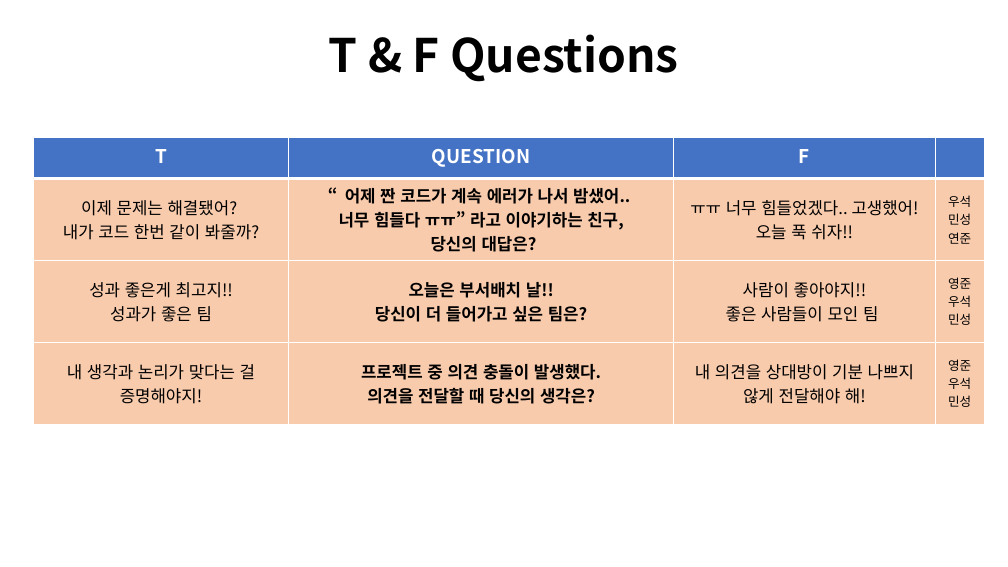
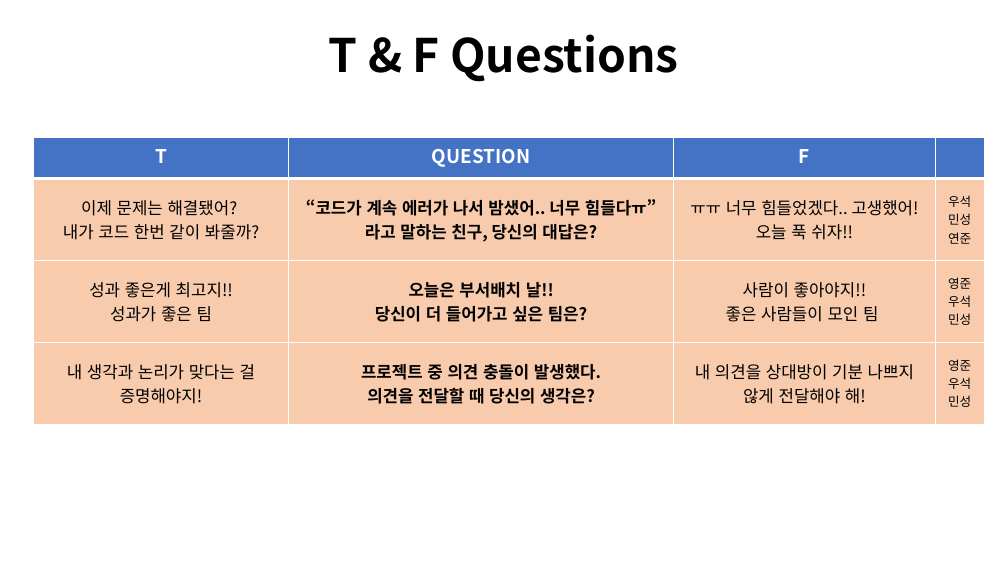
Before and after one commit to terrykim96/TIL, a slide deck: slide 16 of SideProject/MBTI/MBTI_QUESTIONS.pptx. Drawn at 1008x567 pixels with LibreOffice and Linux fonts; fonts in the diff are those of the drawing. Boxes give left, top, right and bottom in pixels: in the first picture for what was removed or moved away, otherwise in the second. Text is boxed around its words. In the diff, an @@ line names an element or a change of style, - is before the commit and + after.

```diff
--- a/SideProject/MBTI/MBTI_QUESTIONS.pptx
+++ b/SideProject/MBTI/MBTI_QUESTIONS.pptx
@@ table at box(33, 138, 985, 424) @@
-row 2, column 2: “어제 짠 코드가 계속 에러가 나서 밤샜어.. / 너무 힘들다 ㅠㅠ” 라고 이야기하는 친구, / 당신의 대답은?
+row 2, column 2: “코드가 계속 에러가 나서 밤샜어.. 너무 힘들다ㅠ” 라고 말하는 친구, 당신의 대답은?
```
Also in this commit, not shown: 3 other slides changed, 20 other files.
